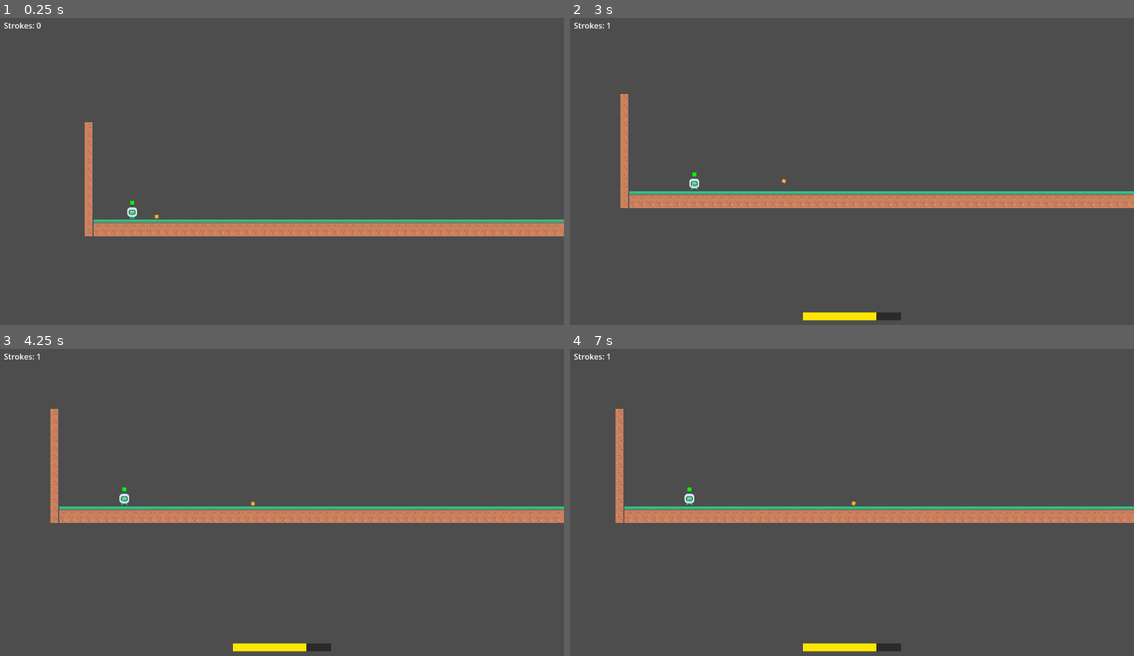
Above: before the commit, frames 1-4 (two rows, left to right).
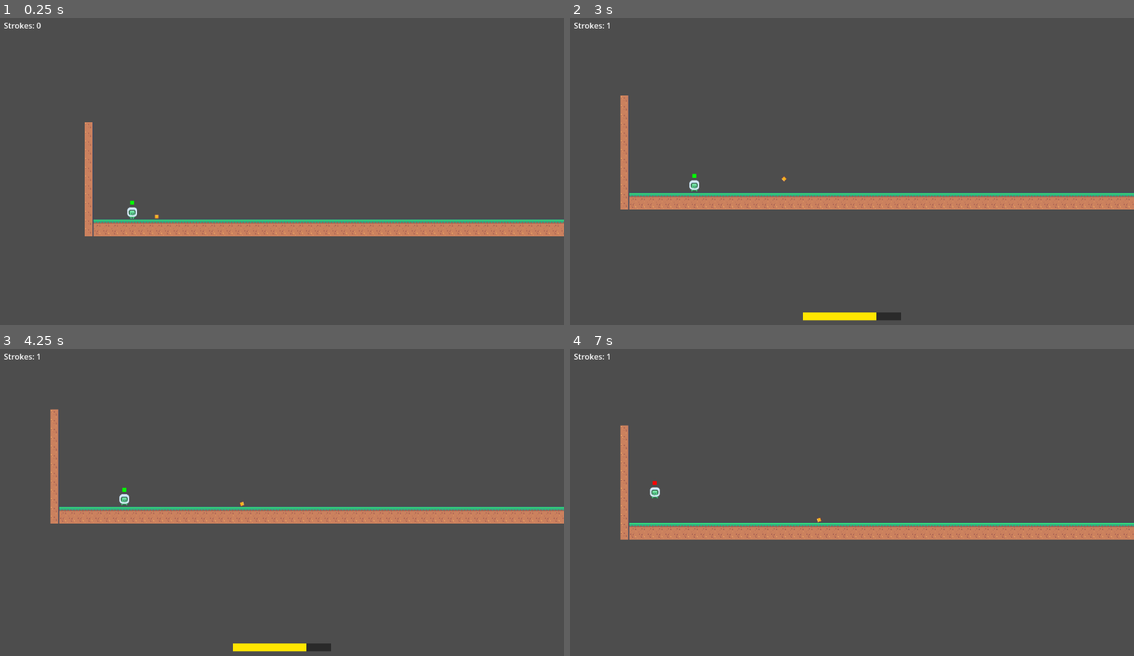
Above: after the commit, the same moments.

Repository: tyler-mcneer/golfr
Game: Godot game, scene res://scenes/holes/hole_01/hole_test.tscn
Same seed, same stepped clock (60 frames per second), same inputs: the game is played once before the commit and once after it.
Inputs:
- Up to frame 1 (0.25 s): no input
- Up to frame 2 (3 s): hold Right (move_right) 0.53-2.03 s; tap Shift (dash) every 0.75 s from 0.6 to 2.85 s; tap Space (jump) at 0.77, 1.52 s; hold Left (move_left) 2.03-2.78 s; hold Right (move_right) from 2.78 s (still down)
- Up to frame 3 (4.25 s): keep holding Right (move_right); tap Space (jump) at 3.02, 3.77 s; tap Shift (dash) at 3.6 s
- Up to frame 4 (7 s): release Right (move_right) at 4.28 s; hold Left (move_left) 4.28-5.03 s; tap Shift (dash) every 0.75 s from 4.35 to 6.6 s; tap Space (jump) at 4.52, 6.02, 6.77 s; tap Enter at 5 s; hold Right (move_right) 5.03-5.78 s; hold Left (move_left) from 5.78 s (still down)

The runs differ from the first frame. In frame 2, 2.4% of the frame differs, in the area x 8-100%, y 24-63%; in frame 3, 1.3%; in frame 4, 11%, in the area x 8-100%, y 19-99%.

Commit message:
Added ground materials for friction

Diff:
--- a/ball.gd
+++ b/ball.gd
@@ -13,7 +13,9 @@
 @export var max_power: float = 800.0               # max launch speed (pixels/sec)
 @export var power_bar_fill_speed: float = 1.0      # full bar fill in 1 second
 @export var ball_bounciness: float = 0.35          # physics material bounce
-@export var ball_friction: float = 0.8             # physics material friction
+@export var ball_friction: float = 0.6             # physics material friction
+@export var linear_damp_value: float = 1.5         # overall roll distance
+@export var angular_damp_value: float = 2.0        # spin resistance after landing
 @export var rest_speed_threshold: float = 8.0      # speed below which ball is "resting"
 @export var rest_time_required: float = 0.4        # seconds below threshold before RESTING
 
@@ -39,6 +41,8 @@
 
 func _ready() -> void:
 	_update_physics_material()
+	linear_damp = linear_damp_value
+	angular_damp = angular_damp_value
 	_set_aim_arrow_visible(false)
 	player_detector.body_entered.connect(_on_player_detector_body_entered)
 
@@ -76,14 +80,25 @@
 # ── State: AIMING ────────────────────────────────────────────
 func _enter_aiming() -> void:
 	state = State.AIMING
+	if is_on_green:
+		var holes := get_tree().get_nodes_in_group("golf_hole")
+		if holes.size() > 0:
+			aim_angle = 0.0 if holes[0].global_position.x >= global_position.x else -PI
 	player_lock.emit(true)
 	ball_state_changed.emit(State.AIMING)
 	_set_aim_arrow_visible(true)
 	_update_aim_arrow()
 
 func _handle_aiming(delta: float) -> void:
-	var input := Input.get_axis("ui_left", "ui_right")  # -1, 0, or 1
-	aim_angle = clampf(aim_angle + input * aim_rotation_speed * delta, -PI, 0.0)
+	if is_on_green:
+		# Putter: toggle between pointing right (0) and pointing left (-PI).
+		if Input.is_action_just_pressed("ui_right"):
+			aim_angle = 0.0
+		elif Input.is_action_just_pressed("ui_left"):
+			aim_angle = -PI
+	else:
+		var input := Input.get_axis("ui_left", "ui_right")
+		aim_angle = clampf(aim_angle + input * aim_rotation_speed * delta, -PI, 0.0)
 	_update_aim_arrow()
 
 func _update_aim_arrow() -> void:
@@ -115,6 +130,7 @@
 	_update_respawn_marker()
 
 	_set_aim_arrow_visible(false)
+	linear_damp = 0.0
 	state = State.IN_FLIGHT
 	ball_state_changed.emit(State.IN_FLIGHT)
 	stroke_taken.emit()
@@ -138,6 +154,7 @@
 
 func _enter_resting() -> void:
 	state = State.RESTING
+	linear_damp = linear_damp_value
 	freeze = true
 	linear_velocity = Vector2.ZERO
 	player_lock.emit(false)
--- a/ball.tscn
+++ b/ball.tscn
@@ -2,6 +2,11 @@
 
 [ext_resource type="Script" uid="uid://bnar4mpowyn5v" path="res://ball.gd" id="1_x8fbi"]
 [ext_resource type="Texture2D" uid="uid://e40f2by8fy6y" path="res://assets/sprites/tile_0009.png" id="2_41u45"]
+
+[sub_resource type="PhysicsMaterial" id="PhysicsMaterial_ball"]
+friction = 0.6
+rough = false
+bounce = 0.35
 
 [sub_resource type="CircleShape2D" id="CircleShape2D_ktgx5"]
 radius = 9.0
@@ -11,6 +16,9 @@
 
 [node name="Ball" type="RigidBody2D" unique_id=274903556 groups=["golf_ball"]]
 collision_layer = 8
+physics_material_override = SubResource("PhysicsMaterial_ball")
+linear_damp = 1.5
+angular_damp = 2.0
 script = ExtResource("1_x8fbi")
 
 [node name="Sprite2D" type="Sprite2D" parent="." unique_id=505858842]
--- /dev/null
+++ b/resources/physics/green_material.tres
@@ -0,0 +1,5 @@
+[gd_resource type="PhysicsMaterial" format=3 uid="uid://greenmat001"]
+
+[resource]
+friction = 1.25
+bounce = 0.05
--- /dev/null
+++ b/resources/physics/ground_material.tres
@@ -0,0 +1,4 @@
+[gd_resource type="PhysicsMaterial" format=3 uid="uid://groundmat001"]
+
+[resource]
+bounce = 0.1
--- a/resources/tilesets/main_tileset.tres
+++ b/resources/tilesets/main_tileset.tres
@@ -1,6 +1,7 @@
 [gd_resource type="TileSet" format=3 uid="uid://bnj4jrutbbd05"]
 
 [ext_resource type="Texture2D" uid="uid://f4ksnk217oyb" path="res://assets/sprites/tile_images/tilemap.png" id="1_6chgb"]
+[ext_resource type="PhysicsMaterial" uid="uid://greenmat001" path="res://resources/physics/green_material.tres" id="1_bfpx1"]
 
 [sub_resource type="TileSetAtlasSource" id="TileSetAtlasSource_1bvp3"]
 texture = ExtResource("1_6chgb")
@@ -371,8 +372,10 @@
 tile_size = Vector2i(18, 18)
 physics_layer_0/collision_layer = 1
 physics_layer_0/collision_mask = 0
+physics_layer_0/physics_material = ExtResource("1_bfpx1")
 physics_layer_1/collision_layer = 2
 physics_layer_1/collision_mask = 0
+physics_layer_2/collision_layer = 1
 terrain_set_0/mode = 0
 terrain_set_0/terrain_0/name = "Ground 0"
 terrain_set_0/terrain_0/color = Color(0.5, 0.34375, 0.25, 1)
--- a/scenes/holes/hole_01/hole_test.tscn
+++ b/scenes/holes/hole_01/hole_test.tscn
@@ -66,10 +66,6 @@
 anchors_preset = 15
 anchor_right = 1.0
 anchor_bottom = 1.0
-offset_left = 0.0
-offset_top = 0.0
-offset_right = 0.0
-offset_bottom = 0.0
 grow_horizontal = 2
 grow_vertical = 2
 color = Color(0, 0, 0, 0.6)
Not shown: 1 places in green.tscn that only renumber resources
